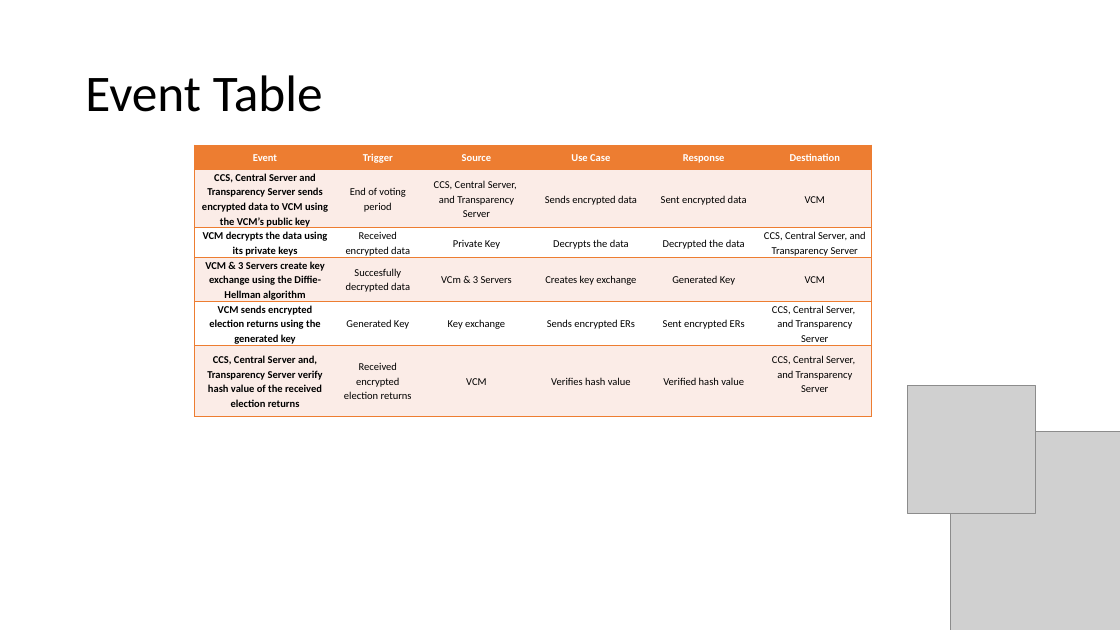
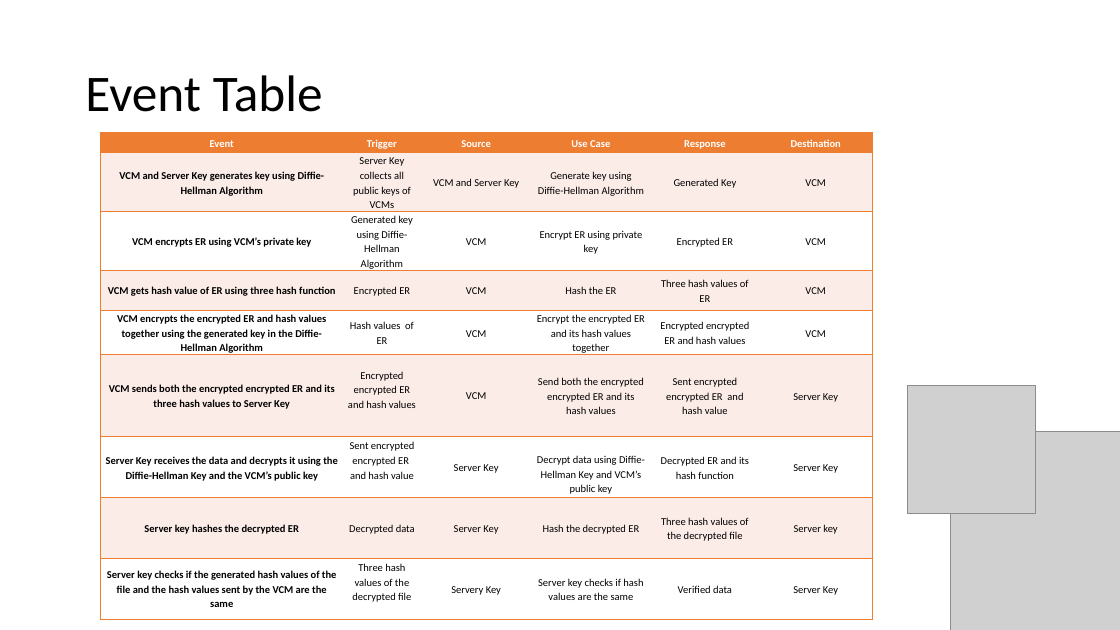
Before and after one commit to seans888/Project---Automate-Election, a slide deck: slide 1 of Documentation/Research Paper/AES diagrams.pptx. Drawn at 1120x630 pixels with LibreOffice and Linux fonts; fonts in the diff are those of the drawing; grey boxes stand for pictures. Boxes give left, top, right and bottom in pixels: in the first picture for what was removed or moved away, otherwise in the second. Text is boxed around its words. In the diff, an @@ line names an element or a change of style, - is before the commit and + after.

Commit message:
Updated the event table in AES diagrams ppt

```diff
--- a/Documentation/Research Paper/AES diagrams.pptx
+++ b/Documentation/Research Paper/AES diagrams.pptx
@@ table at (x1=101, y1=133, x2=872, y2=617) @@
-row 2: CCS, Central Server and Transparency Server sends encrypted data to VCM using the VCM’s public key | End of voting period | CCS, Central Server, / and Transparency Server | Sends encrypted data | Sent encrypted data | VCM
-row 3: VCM decrypts the data using its private keys | Received encrypted data | Private Key | Decrypts the data | Decrypted the data | CCS, Central Server, and Transparency Server
-row 4: VCM & 3 Servers create key exchange using the Diffie-Hellman algorithm | Succesfully decrypted data | VCm & 3 Servers | Creates key exchange | Generated Key | VCM
-row 5: VCM sends encrypted election returns using the generated key | Generated Key | Key exchange | Sends encrypted ERs | Sent encrypted ERs | CCS, Central Server, / and Transparency Server
-row 6: CCS, Central Server and, Transparency Server verify hash value of the received election returns | Received encrypted election returns | VCM | Verifies hash value | Verified hash value | CCS, Central Server, / and Transparency Server
+row 2: VCM and Server Key generates key using Diffie-Hellman Algorithm | Server Key collects all public keys of VCMs | VCM and Server Key | Generate key using Diffie-Hellman Algorithm | Generated Key | VCM
+row 3: VCM encrypts ER using VCM’s private key | Generated key using Diffie-Hellman Algorithm | VCM | Encrypt ER using private key | Encrypted ER | VCM
+row 4: VCM gets hash value of ER using three hash function | Encrypted ER | VCM | Hash the ER | Three hash values of ER | VCM
+row 5: VCM encrypts the encrypted ER and hash values together using the generated key in the Diffie-Hellman Algorithm | Hash values of ER | VCM | Encrypt the encrypted ER and its hash values together | Encrypted encrypted ER and hash values | VCM
+row 6: VCM sends both the encrypted encrypted ER and its three hash values to Server Key | Encrypted encrypted ER and hash values | VCM | Send both the encrypted encrypted ER and its hash values | Sent encrypted encrypted ER and hash value | Server Key
+row 7: Server Key receives the data and decrypts it using the Diffie-Hellman Key and the VCM’s public key | Sent encrypted encrypted ER and hash value | Server Key | Decrypt data using Diffie-Hellman Key and VCM’s public key | Decrypted ER and its hash function | Server Key
+row 8: Server key hashes the decrypted ER | Decrypted data | Server Key | Hash the decrypted ER | Three hash values of the decrypted file | Server key
+row 9: Server key checks if the generated hash values of the file and the hash values sent by the VCM are the same | Three hash values of the decrypted file | Servery Key | Server key checks if hash values are the same | Verified data | Server Key
@@ table resized from (x1=194, y1=145, x2=870, y2=412) to (x1=101, y1=133, x2=872, y2=617) @@
```
